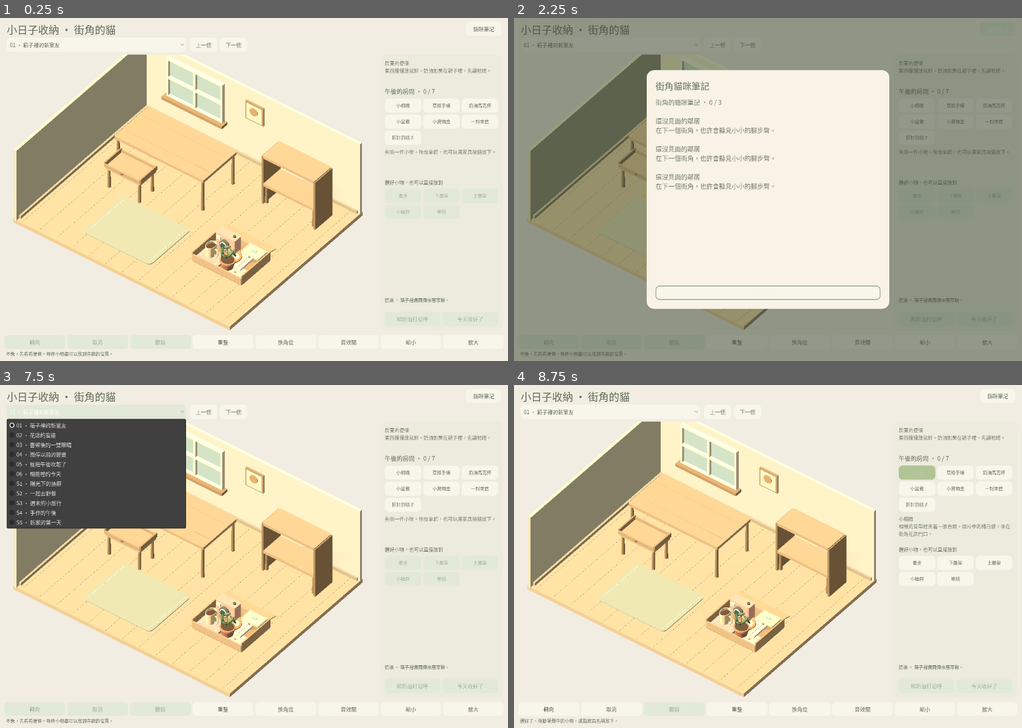
Above: before the commit, frames 1-4 (two rows, left to right).
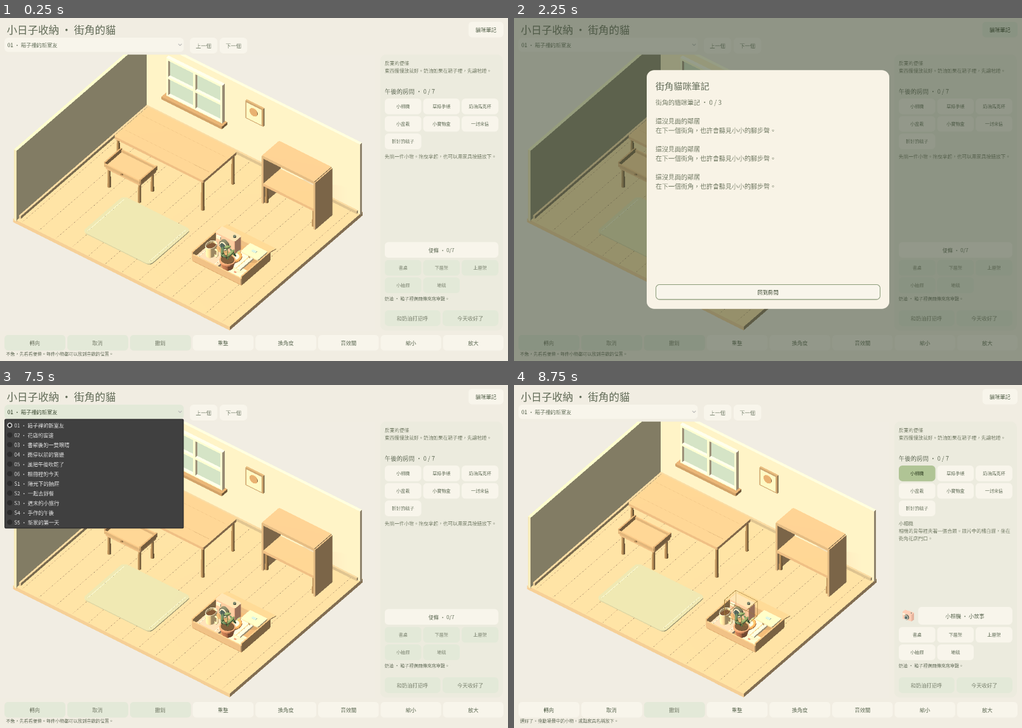
Above: after the commit, the same moments.

Repository: frobel0520/little-days
Game: Godot game, scene res://main.tscn
Same seed, same stepped clock (60 frames per second), same inputs: the game is played once before the commit and once after it.
Inputs:
- Up to frame 1 (0.25 s): no input
- Up to frame 2 (2.25 s): click "上一個" at 0.5 s; click "下一個" at 1.25 s; click "貓咪筆記" at 2 s
- Up to frame 3 (7.5 s): click "重整" at 2.75 s; click "換角度" at 3.5 s; click "音效關" at 4.25 s; click "縮小" at 5 s; click "放大" at 5.75 s; click "回到房間" at 6.5 s; click "01 · 箱子裡的新室友" at 7.25 s
- Up to frame 4 (8.75 s): click "小相機" at 8 s

The runs differ from the first frame. In frame 1, 1.4% of the frame differs, in the area x 1-98%, y 2-96%; in frame 2, 1.0%; in frame 3, 2.6%, in the area x 0-98%, y 2-96%; in frame 4, 1.7%.

Commit message:
Fix five player experience issues across mobile, cats and placement

Diff:
--- a/game/scripts/art.gd
+++ b/game/scripts/art.gd
@@ -419,10 +419,19 @@
 			var tabletop_color := "ceb08a" if level.id != "flowers" else "c1b18c"
 			if level.has("legacy_index"):
 				tabletop_color = {"desk": "cbb18b", "picnic": "c2a17a", "travel": "a7b5a0", "craft": "c4b9c6", "home": "c7ab86"}.get(level.theme, tabletop_color)
-			rounded_box(room_root, Vector3(s.w, 0.13, s.d), center - Vector3.UP * 0.07, 0.07, tabletop_color)
+			if s.id == "shelf-high":
+				tabletop_color = "c6ad89"
+				var canopy := material(tabletop_color)
+				canopy.set_meta("shelf_canopy", true)
+				canopy.transparency = BaseMaterial3D.TRANSPARENCY_DISABLED
+				canopy.albedo_color.a = 1.0
+			if s.id == "shelf-high":
+				box(room_root, Vector3(s.w, 0.13, s.d), center - Vector3.UP * 0.07, tabletop_color)
+			else:
+				rounded_box(room_root, Vector3(s.w, 0.13, s.d), center - Vector3.UP * 0.07, 0.07, tabletop_color)
 			if s.id == "shelf-high":
 				for x in [-1, 1]:
-					box(room_root, Vector3(0.09, s.z, s.d), Vector3(center.x + x * s.w / 2, s.z / 2 - 0.05, center.z), "a78d69")
+					box(room_root, Vector3(0.09, s.z, s.d), Vector3(center.x + x * s.w / 2, s.z / 2 - 0.05, center.z), "c6ad89")
 			else:
 				for x in [-1, 1]:
 					for z in [-1, 1]:
--- a/game/scripts/game.gd
+++ b/game/scripts/game.gd
@@ -25,6 +25,8 @@
 var room: Node3D
 var camera: Camera3D
 var ring: MeshInstance3D
+var selection_cage: Node3D
+var cat_origins: Dictionary = {}
 var dragging := false
 var drag_moved := false
 var drag_start := Vector2.ZERO
@@ -170,6 +172,7 @@
 	objects.clear()
 	shadows.clear()
 	cats.clear()
+	cat_origins.clear()
 	if is_instance_valid(room):
 		room.free()
 	if is_instance_valid(ring):
@@ -224,6 +227,26 @@
 		shadows[it.id] = shadow
 	ring = art.torus(stage, 0.46, 0.485, Vector3.ZERO, "f9e1a5")
 	ring.cast_shadow = GeometryInstance3D.SHADOW_CASTING_SETTING_OFF
+	if is_instance_valid(selection_cage): selection_cage.free()
+	selection_cage = Node3D.new()
+	stage.add_child(selection_cage)
+	var outline_material := StandardMaterial3D.new()
+	outline_material.albedo_color = Color("9b7838")
+	outline_material.shading_mode = BaseMaterial3D.SHADING_MODE_UNSHADED
+	outline_material.no_depth_test = true
+	for axis in range(3):
+		for a in [-1, 1]:
+			for b in [-1, 1]:
+				var from := Vector3.ZERO
+				from[axis] = -0.5
+				from[(axis + 1) % 3] = a * 0.5
+				from[(axis + 2) % 3] = b * 0.5
+				var to := from
+				to[axis] = 0.5
+				art.line(selection_cage, from, to, 0.009, "9b7838")
+	for edge in selection_cage.get_children():
+		edge.material_override = outline_material
+		edge.cast_shadow = GeometryInstance3D.SHADOW_CASTING_SETTING_OFF
 	ui.fill_chapter(chapter, content.chapters, chapter_index)
 	sync_cats()
 	refresh()
@@ -247,6 +270,16 @@
 	if greeting_until > Time.get_ticks_msec():
 		ui.controls.greet.disabled = true
 	ring.visible = not selected.is_empty()
+	selection_cage.visible = ring.visible
+	# Architectural cutaway keeps the lower shelf readable without moving objects.
+	var lower_used := false
+	for p in state.values():
+		if p.surface == "shelf-low": lower_used = true
+	for part in room.get_children():
+		if part is MeshInstance3D and part.material_override.get_meta("shelf_canopy", false):
+			part.material_override.transparency = BaseMaterial3D.TRANSPARENCY_ALPHA_DEPTH_PRE_PASS if lower_used else BaseMaterial3D.TRANSPARENCY_DISABLED
+			part.material_override.albedo_color.a = 0.18 if lower_used else 1.0
+			part.cast_shadow = GeometryInstance3D.SHADOW_CASTING_SETTING_OFF if lower_used else GeometryInstance3D.SHADOW_CASTING_SETTING_ON
 
 func choose(id: String) -> void:
 	if not objects.has(id):
@@ -281,6 +314,16 @@
 		excluded.append(hit.rid)
 		result.append(str(hit.collider.get_meta("item")))
 	return result
+
+func touch_hits(screen: Vector2) -> Array[String]:
+	var direct := hits(screen)
+	if not direct.is_empty() or get_viewport().get_visible_rect().size.x >= 900:
+		return direct
+	var nearby: Array[String] = []
+	for offset in [Vector2(-9, 0), Vector2(9, 0), Vector2(0, -9), Vector2(0, 9), Vector2(-6, -6), Vector2(6, -6), Vector2(-6, 6), Vector2(6, 6)]:
+		for id in hits(screen + offset):
+			if not nearby.has(id): nearby.append(id)
+	return nearby
 
 func cat_at(screen: Vector2) -> String:
 	var local := local_screen(screen)
@@ -435,6 +478,9 @@
 		saved.met.append(id)
 
 func sync_cats() -> void:
+	cat_origins.clear()
+	for id in cats:
+		if cats[id].get_meta("pose") != "hidden": cat_origins[id] = cats[id].position
 	for node in cats.values():
 		node.free()
 	cats.clear()
@@ -447,6 +493,8 @@
 	if chapter.id == "home" and moment.pose in ["hidden", "peek", "sleep"]:
 		var box: Dictionary = rules.surface("box")
 		position = Vector3(box.x + box.w / 2 - 5, box.z + 0.03, box.y + box.d / 2 - 4)
+		if moment.pose == "peek":
+			position = Vector3(box.x - 5.4, 0.12, box.y + box.d - 4.1)
 	elif chapter.id == "books" and moment.pose in ["hidden", "peek"]:
 		var shelf: Dictionary = rules.surface("shelf-low")
 		position = Vector3(shelf.x - 4.5, shelf.z + 0.02, shelf.y - 3.5)
@@ -474,7 +522,9 @@
 func add_cat(id: String, pose: String, position: Vector3) -> void:
 	var node: Node3D = art.cat(content.cats[id], pose)
 	stage.add_child(node)
-	node.position = position
+	node.position = cat_origins.get(id, position)
+	if not node.position.is_equal_approx(position):
+		node.create_tween().tween_property(node, "position", position, 0.65).set_trans(Tween.TRANS_SINE)
 	node.rotation.y = -0.25
 	cats[id] = node
 	if pose != "hidden":
@@ -536,6 +586,11 @@
 	var has_next: bool = chapter.get("next") is String and not chapter.next.is_empty()
 	ui.show_dialog("completion", "今天，也整理得好好的。", chapter.ending + "\n\n" + chapter.clue, has_next)
 	if has_next: ui.controls.dialog_next.text = chapter.next
+	for it in chapter.items:
+		if it.has("reveal_on_complete"):
+			var photo: Dictionary = it.duplicate(true)
+			photo.motif = it.reveal_on_complete
+			ui.show_keepsake(photo)
 
 func reveal_keepsakes() -> void:
 	for it in chapter.items:
@@ -607,6 +662,16 @@
 		"undo": undo()
 		"reset": ui.show_dialog("reset", "重新整理這個房間？", "小物會回到箱子，貓咪筆記與過往完成紀錄會保留。你也可以用「撤銷」還原。", false); ui.controls.dialog_next.text = "確定重整"; ui.controls.dialog_next.show()
 		"notebook": notebook()
+		"item_story":
+			if selected.is_empty():
+				ui.show_dialog("item", chapter.author, chapter.letter)
+			else:
+				var it: Dictionary = rules.item(selected)
+				ui.show_dialog("item", it.get("completedName", it.name) if completed else it.name, it.get("completedStory", it.story) if completed else it.story)
+				if completed and it.has("reveal_on_complete"):
+					var photo: Dictionary = it.duplicate(true)
+					photo.motif = it.reveal_on_complete
+					ui.show_keepsake(photo)
 		"greet": greet()
 		"finish": finish()
 		"dialog_close": ui.close_dialog()
@@ -655,7 +720,7 @@
 			if not cat_id.is_empty():
 				greet(cat_id)
 				return
-			var clicked := hits(event.position)
+			var clicked := touch_hits(event.position)
 			if not clicked.is_empty():
 				begin_drag(selected if clicked.has(selected) else clicked[0], event.position, clicked)
 			elif not selected.is_empty():
@@ -725,6 +790,9 @@
 		var support: Dictionary = candidate if dragging and not candidate.is_empty() else state[selected]
 		ring.position = Vector3(pos.x, rules.surface(support.surface).z + 0.02, pos.z)
 		ring.scale = Vector3(maxf(it.w, it.d) * 1.05, 0.2, maxf(it.w, it.d) * 1.05)
+		selection_cage.position = pos + Vector3.UP * (it.h / 2)
+		selection_cage.rotation.y = objects[selected].rotation.y
+		selection_cage.scale = Vector3(it.w + 0.08, maxf(it.h, 0.12) + 0.06, it.d + 0.08)
 	for id in cats:
 		var node: Node3D = cats[id]
 		node.scale.y = 1 + sin(clock * 2.0) * 0.018
@@ -760,6 +828,7 @@
 	result.camera = camera.position
 	result.viewport_width = get_viewport().get_visible_rect().size.x
 	result.viewport_height = get_viewport().get_visible_rect().size.y
+	result.selection_outline = selection_cage.visible
 	result.storage_failed = storage.failed
 	result.storage_error = storage.last_error
 	result.dialog_text = ui.dialog_body.text if ui.dialog.visible else ""
--- a/game/scripts/interface.gd
+++ b/game/scripts/interface.gd
@@ -22,6 +22,12 @@
 var scene_rect := Rect2()
 var chapter: Dictionary
 var layout_pending := true
+var selected_row: HBoxContainer
+var preview: SubViewportContainer
+var preview_stage: Node3D
+var preview_id := ""
+var keepsake: SubViewportContainer
+var keepsake_stage: Node3D
 
 func text(value: String, font_size := 16) -> Label:
 	var label := Label.new()
@@ -41,7 +47,7 @@
 func button(key: String, value: String, target: String = "") -> Button:
 	var result := Button.new()
 	result.text = value
-	result.custom_minimum_size = Vector2(0, 38)
+	result.custom_minimum_size = Vector2(0, 42)
 	result.size_flags_horizontal = Control.SIZE_EXPAND_FILL
 	result.pressed.connect(func(): action.emit(key, target))
 	if target.is_empty():
@@ -69,7 +75,9 @@
 	theme_data.set_color("default_color", "RichTextLabel", Color("777f69"))
 	for type in ["Button", "OptionButton"]:
 		theme_data.set_color("font_color", type, Color("606c56"))
-		theme_data.set_color("font_disabled_color", type, Color("a5ad98"))
+		theme_data.set_color("font_disabled_color", type, Color("7b826f"))
+		for state_name in ["font_hover_color", "font_focus_color", "font_pressed_color", "font_hover_pressed_color"]:
+			theme_data.set_color(state_name, type, Color("37452d"))
 	theme = theme_data
 	heading = text("小日子收納 · 街角的貓", 26)
 	add_child(heading)
@@ -115,12 +123,20 @@
 	content.add_child(items_grid)
 	story = rich(74)
 	content.add_child(story)
-	content.add_child(text("選好小物，也可以直接放到", 13))
+	selected_row = HBoxContainer.new()
+	column.add_child(selected_row)
+	preview = model_view(Vector2(48, 48))
+	selected_row.add_child(preview)
+	preview_stage = preview.get_child(0).get_child(0)
+	var details := button("item_story", "讀今天的便條")
+	details.clip_text = true
+	details.text_overrun_behavior = TextServer.OVERRUN_TRIM_ELLIPSIS
+	selected_row.add_child(details)
 	surfaces_grid = GridContainer.new()
 	surfaces_grid.columns = 3
 	surfaces_grid.add_theme_constant_override("h_separation", 5)
 	surfaces_grid.add_theme_constant_override("v_separation", 5)
-	content.add_child(surfaces_grid)
+	column.add_child(surfaces_grid)
 	cat_status = text("", 12)
 	cat_status.autowrap_mode = TextServer.AUTOWRAP_WORD_SMART
 	cat_status.custom_minimum_size.y = 34
@@ -173,7 +189,12 @@
 	panel.add_child(column)
 	dialog_title = text("貓咪筆記", 24)
 	column.add_child(dialog_title)
-	dialog_body = rich(100)
+	keepsake = model_view(Vector2(0, 180))
+	keepsake.size_flags_horizontal = Control.SIZE_EXPAND_FILL
+	column.add_child(keepsake)
+	keepsake_stage = keepsake.get_child(0).get_child(0)
+	keepsake.hide()
+	dialog_body = rich(60)
 	dialog_body.size_flags_vertical = Control.SIZE_EXPAND_FILL
 	dialog_body.add_theme_font_size_override("normal_font_size", 17)
 	column.add_child(dialog_body)
@@ -181,37 +202,95 @@
 	column.add_child(button("dialog_close", "回到房間"))
 	dialog.hide()
 
+func model_view(minimum: Vector2) -> SubViewportContainer:
+	var container := SubViewportContainer.new()
+	container.custom_minimum_size = minimum
+	container.stretch = true
+	container.mouse_filter = Control.MOUSE_FILTER_IGNORE
+	var view := SubViewport.new()
+	view.own_world_3d = true
+	view.transparent_bg = true
+	view.render_target_update_mode = SubViewport.UPDATE_WHEN_VISIBLE
+	container.add_child(view)
+	var root := Node3D.new()
+	view.add_child(root)
+	var environment := WorldEnvironment.new()
+	environment.environment = Environment.new()
+	environment.environment.background_mode = Environment.BG_CLEAR_COLOR
+	environment.environment.ambient_light_source = Environment.AMBIENT_SOURCE_COLOR
+	environment.environment.ambient_light_color = Color.WHITE
+	environment.environment.ambient_light_energy = 0.9
+	root.add_child(environment)
+	var light := DirectionalLight3D.new()
+	light.rotation_degrees = Vector3(-40, -30, 0)
+	light.light_energy = 0.5
+	root.add_child(light)
+	var camera := Camera3D.new()
+	camera.name = "Camera"
+	camera.projection = Camera3D.PROJECTION_ORTHOGONAL
+	camera.current = true
+	root.add_child(camera)
+	return container
+
+func show_model(root: Node3D, data: Dictionary, front := false) -> void:
+	if root.has_node("Model"):
+		root.get_node("Model").free()
+	var model: Node3D = preload("res://scripts/art.gd").new().item(data)
+	model.name = "Model"
+	root.add_child(model)
+	var center := Vector3(0, float(data.h) / 2, 0)
+	var camera: Camera3D = root.get_node("Camera")
+	camera.size = maxf(float(data.h), maxf(float(data.w), float(data.d))) * 1.6
+	camera.position = center + (Vector3(0.1, 0.15, 3) if front else Vector3(2, 2, 3))
+	camera.look_at(center)
+
+func show_keepsake(data: Dictionary) -> void:
+	show_model(keepsake_stage, data, true)
+	keepsake.show()
+
 func layout() -> void:
 	var screen := get_viewport_rect().size
+	var landscape := screen.x > screen.y and screen.y < 600 and screen.x >= 650
 	var compact := screen.x < 900
-	var header_height := 106.0 if compact else 98.0
-	var footer_height := 110.0 if compact else 72.0
-	heading.add_theme_font_size_override("font_size", 23 if compact else 28)
-	chapter_picker.position = Vector2(18, 53)
-	chapter_picker.size = Vector2(maxf(150, screen.x - 204) if compact else 480, 38)
-	controls.previous.position = Vector2(screen.x - 174 if compact else 508, 53)
+	var phone := compact and not landscape
+	var area_width := screen.x - 314 if landscape else screen.x
+	var header_height := 98.0
+	var footer_height := 110.0 if phone else 72.0
+	heading.add_theme_font_size_override("font_size", 21 if compact else 28)
+	chapter_picker.position = Vector2(12, 53)
+	chapter_picker.size = Vector2(maxf(150, area_width - 184) if compact else 480, 38)
+	controls.previous.position = Vector2(area_width - 166 if compact else 508, 53)
 	controls.previous.size = Vector2(74, 38)
-	controls.next.position = Vector2(screen.x - 94 if compact else 588, 53)
+	controls.next.position = Vector2(area_width - 86 if compact else 588, 53)
 	controls.next.size = Vector2(74, 38)
-	controls.notebook.position = Vector2(screen.x - 112, 10)
+	controls.notebook.position = Vector2(area_width - 106, 10)
 	controls.notebook.size = Vector2(94, 36)
-	if compact:
-		var panel_height := minf(310, screen.y * 0.37)
+	mission.visible = not compact
+	story.visible = not compact
+	counter.visible = not compact
+	cat_status.custom_minimum_size.y = 24 if compact else 34
+	if phone:
+		var panel_height := minf(364, screen.y * 0.44)
 		sidebar.position = Vector2(12, screen.y - footer_height - panel_height)
 		sidebar.size = Vector2(screen.x - 24, panel_height - 8)
-		scene_rect = Rect2(0, header_height, screen.x, maxf(130, sidebar.position.y - header_height - 6))
+		scene_rect = Rect2(0, header_height, screen.x, maxf(80, sidebar.position.y - header_height - 6))
+	elif landscape:
+		sidebar.position = Vector2(screen.x - 308, 8)
+		sidebar.size = Vector2(300, screen.y - 16)
+		scene_rect = Rect2(0, header_height, area_width, screen.y - header_height - footer_height - 8)
 	else:
 		sidebar.position = Vector2(screen.x - 342, header_height)
 		sidebar.size = Vector2(328, screen.y - header_height - footer_height - 10)
 		scene_rect = Rect2(0, header_height, screen.x - 354, screen.y - header_height - footer_height - 8)
-	footer.columns = 4 if compact else 8
+	footer.columns = 4 if phone else 8
 	footer.position = Vector2(12, screen.y - footer_height + 2)
-	footer.size = Vector2(screen.x - 24, footer_height - 32)
+	footer.size = Vector2(area_width - 24, footer_height - 32)
 	message.position = Vector2(16, screen.y - 28)
-	message.size = Vector2(screen.x - 32, 26)
+	message.size = Vector2(area_width - 32, 26)
 	var panel: PanelContainer = dialog.get_node("Paper")
-	panel.size = Vector2(minf(screen.x - 32, 650), minf(screen.y - 60, 640))
+	panel.size = Vector2(minf(screen.x - 32, 650), minf(screen.y - 24, 640))
 	panel.position = (screen - panel.size) / 2
+	keepsake.custom_minimum_size.y = minf(180, screen.y * 0.23)
 
 func fill_chapter(data: Dictionary, chapters: Array, index: int) -> void:
 	chapter = data
@@ -254,6 +333,14 @@
 		control.tooltip_text = hint_name + "\n" + hint_story
 		control.modulate = Color("c6d6b0") if selected == it.id else Color.WHITE
 	var selected_item: Dictionary = rules.item(selected)
+	controls.item_story.text = "便條 · %d/%d" % [rules.count(state), chapter.items.size()] if selected.is_empty() else selected_item.get("shortName", selected_item.name) + " · 小故事"
+	preview.visible = not selected.is_empty()
+	var model_id := selected + str(completed)
+	if not selected.is_empty() and preview_id != model_id:
+		var visual: Dictionary = selected_item.duplicate(true)
+		if completed and visual.has("reveal_on_complete"): visual.motif = visual.reveal_on_complete
+		show_model(preview_stage, visual)
+	preview_id = model_id
 	if selected_item.is_empty():
 		story.text = "先挑一件小物。拖曳拿起，也可以用家具按鈕放下。"
 	else:
@@ -274,6 +361,7 @@
 
 func show_dialog(kind: String, title_value: String, body: String, can_next := false) -> void:
 	modal_kind = kind
+	keepsake.hide()
 	dialog_title.text = title_value
 	dialog_body.text = body
 	controls.dialog_next.visible = can_next
@@ -287,10 +375,10 @@
 
 func control_state(control: Control) -> Dictionary:
 	var rect := control.get_global_rect()
-	return {"x": rect.get_center().x, "y": rect.get_center().y, …(186 unchanged characters)… ontrol.text if control is Button else ""}
+	return {"x": rect.get_center().x, "y": rect.get_center().y, …(186 unchanged characters)… ontrol.text if control is Button else "", "width": rect.size.x, "height": rect.size.y, "font_focus": control.get_theme_color("font_focus_color").to_html() if control is Button else ""}
 
 func inspect() -> Dictionary:
-	var result := {"buttons": {}, "item_buttons": {}, "surface_ …(207 unchanged characters)… al": modal_kind, "message": message.text}
+	var result := {"buttons": {}, "item_buttons": {}, "surface_ …(207 unchanged characters)… al": modal_kind, "message": message.text, "scene_rect": {"x": scene_rect.position.x, "y": scene_rect.position.y, "w": scene_rect.size.x, "h": scene_rect.size.y}, "keepsake_visible": keepsake.is_visible_in_tree(), "preview_visible": preview.is_visible_in_tree(), "story_text": story.text}
 	for key in controls:
 		result.buttons[key] = control_state(controls[key])
 	for key in item_buttons:
--- a/game/scripts/rules.gd
+++ b/game/scripts/rules.gd
@@ -83,16 +83,35 @@
 
 func gentle(state: Dictionary, id: String, requested: Dictionary) -> Dictionary:
 	var best := requested.duplicate()
+	if requested.is_empty() or not surface(requested.surface).get("accepts", false): return best
 	var score := overlap(state, id, best)
-	# Search nearby without rejecting an arrangement or imposing a grid.
-	if score < 0.48:
-		return best
-	for offset in [Vector2(0.22, 0), Vector2(-0.22, 0), Vector2(0, 0.22), Vector2(0, -0.22), Vector2(0.35, 0.25), Vector2(-0.35, -0.25), Vector2(0.55, 0), Vector2(0, 0.5)]:
+	if score < 0.01: return best
+	var size := dimensions(id, int(requested.orientation))
+	var offsets: Array[Vector2] = []
+	# Continuous candidate positions come from the requested point and nearby edges.
+	# No grid, rejected placement, required slot, or movement of other objects.
+	for radius in [0.22, 0.45, 0.8, 1.2]:
+		for angle in range(12):
+			offsets.append(Vector2.from_angle(angle * TAU / 12) * radius)
+	for other_id in state:
+		var p: Dictionary = state[other_id]
+		if other_id == id or p.surface != requested.surface: continue
+		var other := dimensions(other_id, int(p.orientation))
+		for x in [p.x - size.x - 0.04, p.x + other.x + 0.04]:
+			offsets.append(Vector2(x - requested.x, 0))
+			for y in [p.y - size.y - 0.04, p.y + other.y + 0.04]:
+				offsets.append(Vector2(x - requested.x, y - requested.y))
+		for y in [p.y - size.y - 0.04, p.y + other.y + 0.04]:
+			offsets.append(Vector2(0, y - requested.y))
+	var distance := 0.0
+	for offset in offsets:
 		var p := fit(id, requested.surface, requested.x + offset.x, requested.y + offset.y, int(requested.orientation))
 		var next := overlap(state, id, p)
-		if next < score:
+		var moved := Vector2(p.x - requested.x, p.y - requested.y).length_squared()
+		if next < score - 0.0001 or (absf(next - score) < 0.0001 and moved < distance):
 			best = p
 			score = next
+			distance = moved
 	return best
 
 func moment(state: Dictionary, completed: bool) -> Dictionary:
--- a/game/tests/verify.gd
+++ b/game/tests/verify.gd
@@ -59,6 +59,14 @@
 			var cat := art.cat(content.cats[id], pose)
 			check(cat.get_child_count() > 0, "3D cat model and pose: " + id)
 			cat.free()
+	var home := Rules.new(content.chapters[0])
+	var pair := home.initial()
+	pair.mug = home.fit("mug", "desk", 2.5, 2.0)
+	var before: Dictionary = pair.mug.duplicate()
+	var book_request := home.fit("book", "desk", 2.5, 2.0)
+	pair.book = home.gentle(pair, "book", book_request)
+	check(home.overlap(pair, "book", pair.book) < 0.001, "Nearby free tabletop space prevents model intersection")
+	check(pair.mug == before and home.count(pair) == 2, "Spacing keeps existing objects and relaxed progress intact")
 	var storage := Storage.new(true)
 	var cleaned := storage.sanitize({"levels": [], "memories": {"cream": ["hello", "unknown", "hello"]}, "met": ["cream", "unknown"], "current": "bad"}, content)
 	check(cleaned.memories.cream == ["hello"] and cleaned.met == ["cream"] and cleaned.current == "home", "Save metadata is validated")
Binary file changed: game/assets/game-font.otf
Not shown, changed: README.md
Not shown, added: docs/playtest-2026-10-28.md
Not shown, changed: docs/roadmap.md
Not shown, changed: game/tests/browser_smoke.py
Not shown, changed: progress.md
